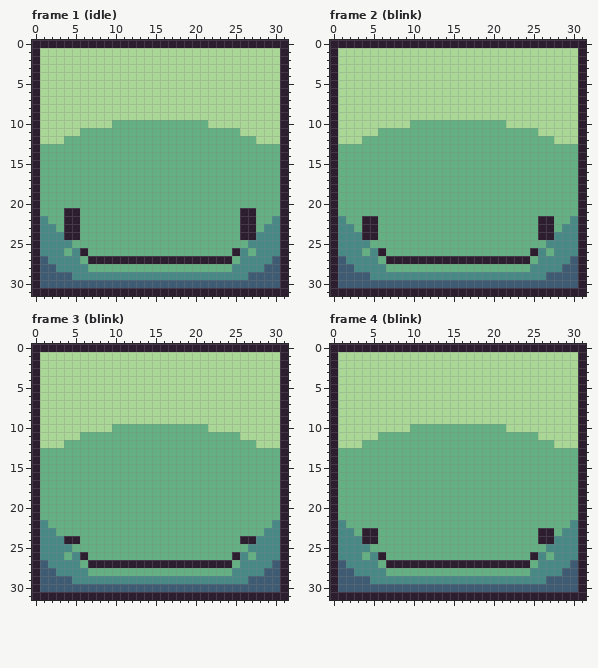
Edited in one commit: pixel-art file (assets/sprites/face.ase). Above: the version before the commit.
32x32 pixels, 4 frames. Shown: frame 1 (idle), frame 2 (blink), frame 3 (blink), frame 4 (blink).
The result:
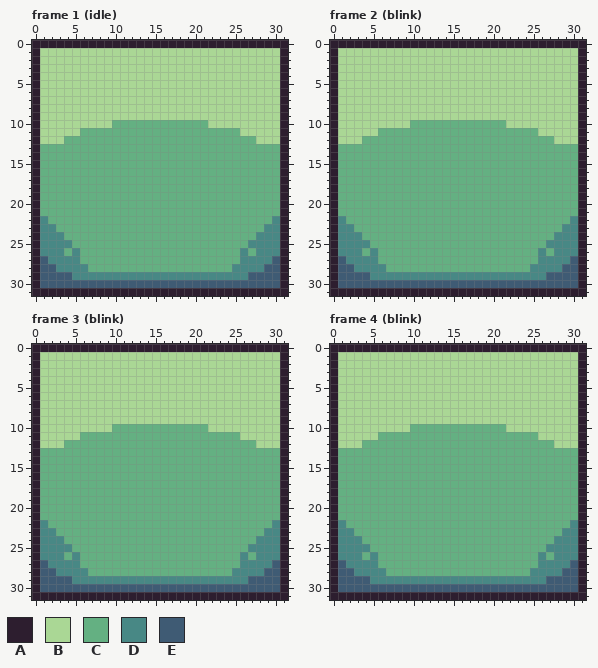
Palette (. is transparent): A #2d1e2f  B #aad795  C #64b082  D #488885  E #3f5b74
What changed:
Frame 1 (idle), layer "Layer 1":
y 21..24: x 4..5 AA -> CC; x 26..27 AA -> CC
y 26: x 6 A -> C; x 25 A -> C
y 27: x 7..24 AAAAAAAAAAAAAAAAAA -> CCCCCCCCCCCCCCCCCC
Frame 2 (blink), layer "Layer 1":
y 22..24: x 4..5 AA -> CC; x 26..27 AA -> CC
y 26: x 6 A -> C; x 25 A -> C
y 27: x 7..24 AAAAAAAAAAAAAAAAAA -> CCCCCCCCCCCCCCCCCC
Frame 3 (blink), layer "Layer 1":
y 24: x 4..5 AA -> CC; x 26..27 AA -> CC
y 26: x 6 A -> C; x 25 A -> C
y 27: x 7..24 AAAAAAAAAAAAAAAAAA -> CCCCCCCCCCCCCCCCCC
Frame 4 (blink), layer "Layer 1":
y 23..24: x 4..5 AA -> CC; x 26..27 AA -> CC
y 26: x 6 A -> C; x 25 A -> C
y 27: x 7..24 AAAAAAAAAAAAAAAAAA -> CCCCCCCCCCCCCCCCCC
Changed places in both pictures, as pixel boxes (x1, y1, x2, y2):
changed: (64, 208, 256, 264)
changed: (362, 216, 554, 264)
changed: (64, 536, 256, 568)
changed: (362, 528, 554, 568)
